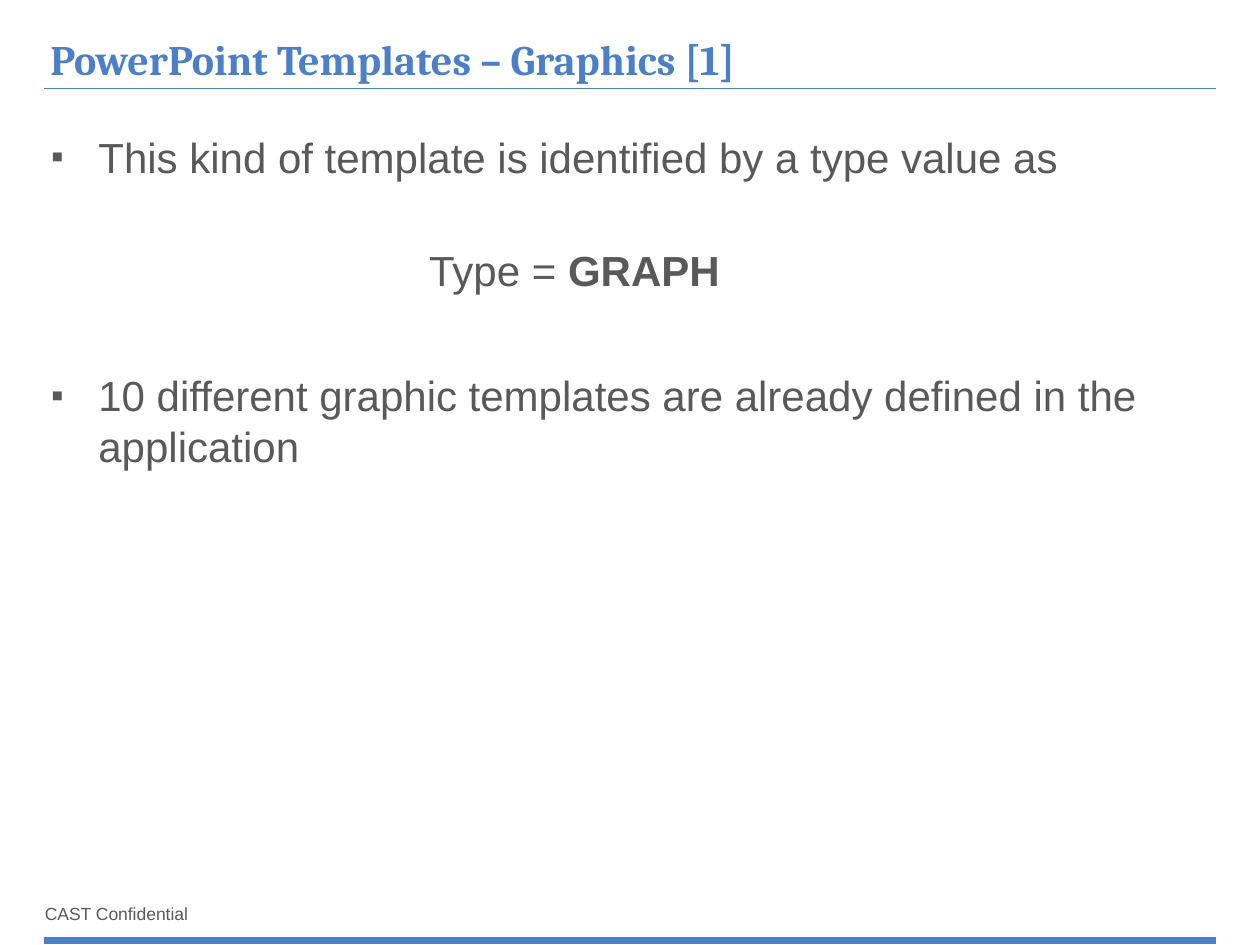
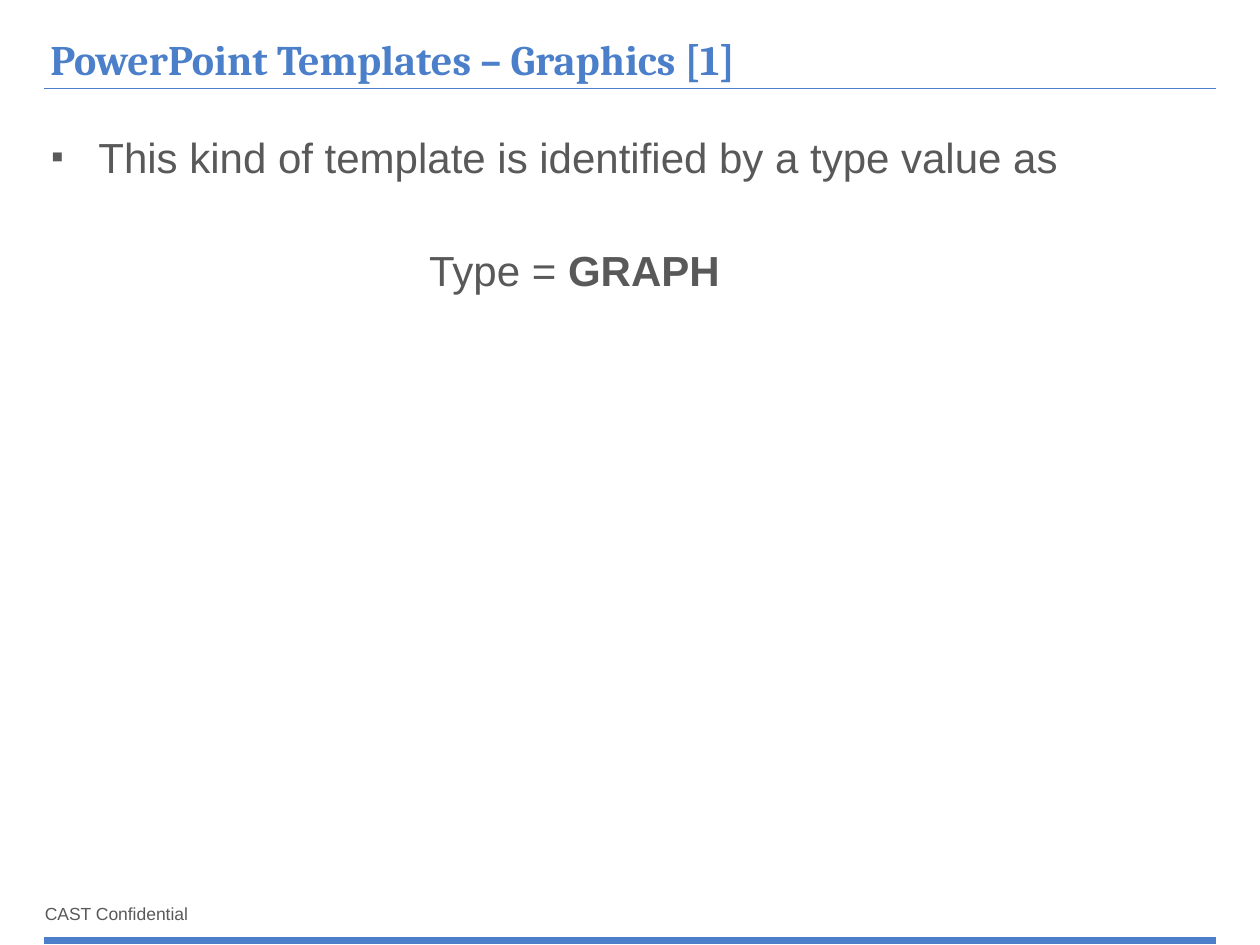
Before and after one commit to CAST-projects/ReportGenerator, a slide deck: slide 19 of CastReporting.Reporting/TemplatesFiles/1- Powerpoint-components-library.pptx. Drawn at 1260x945 pixels with LibreOffice and Linux fonts; fonts in the diff are those of the drawing; background and template pictures are left out. Boxes give left, top, right and bottom in pixels: in the first picture for what was removed or moved away, otherwise in the second. Text is boxed around its words. In the diff, an @@ line names an element or a change of style, - is before the commit and + after.

Commit message:
REPORTGEN-152 : update library templates

```diff
--- a/CastReporting.Reporting/TemplatesFiles/1- Powerpoint-components-library.pptx
+++ b/CastReporting.Reporting/TemplatesFiles/1- Powerpoint-components-library.pptx
@@ text at [98,380,1136,470]: paragraph removed @@
-▪ 10 different graphic templates are already defined in the application
```
Also in this commit, not shown: 4 other slides changed, 1 slide added, 2 other files.
